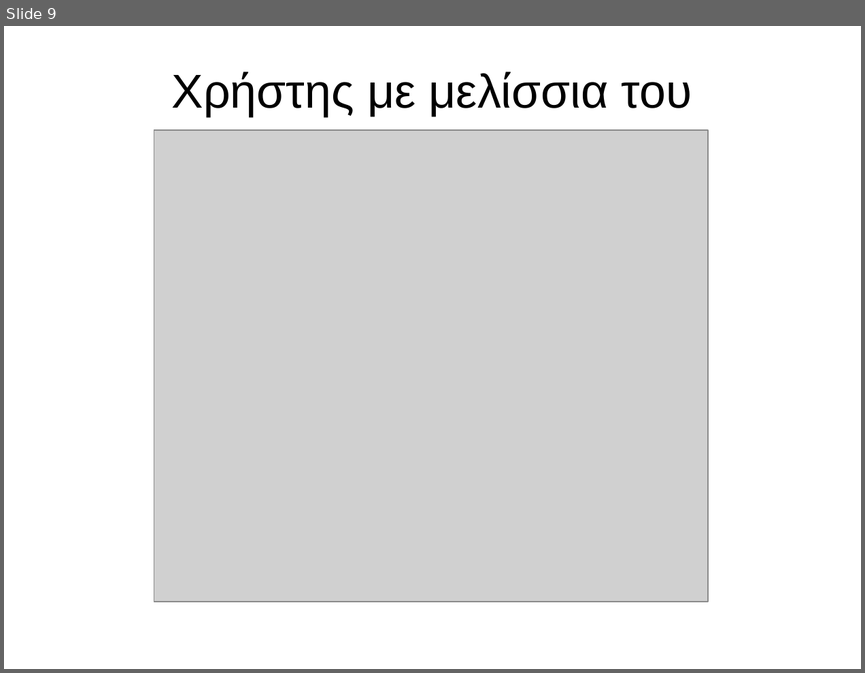
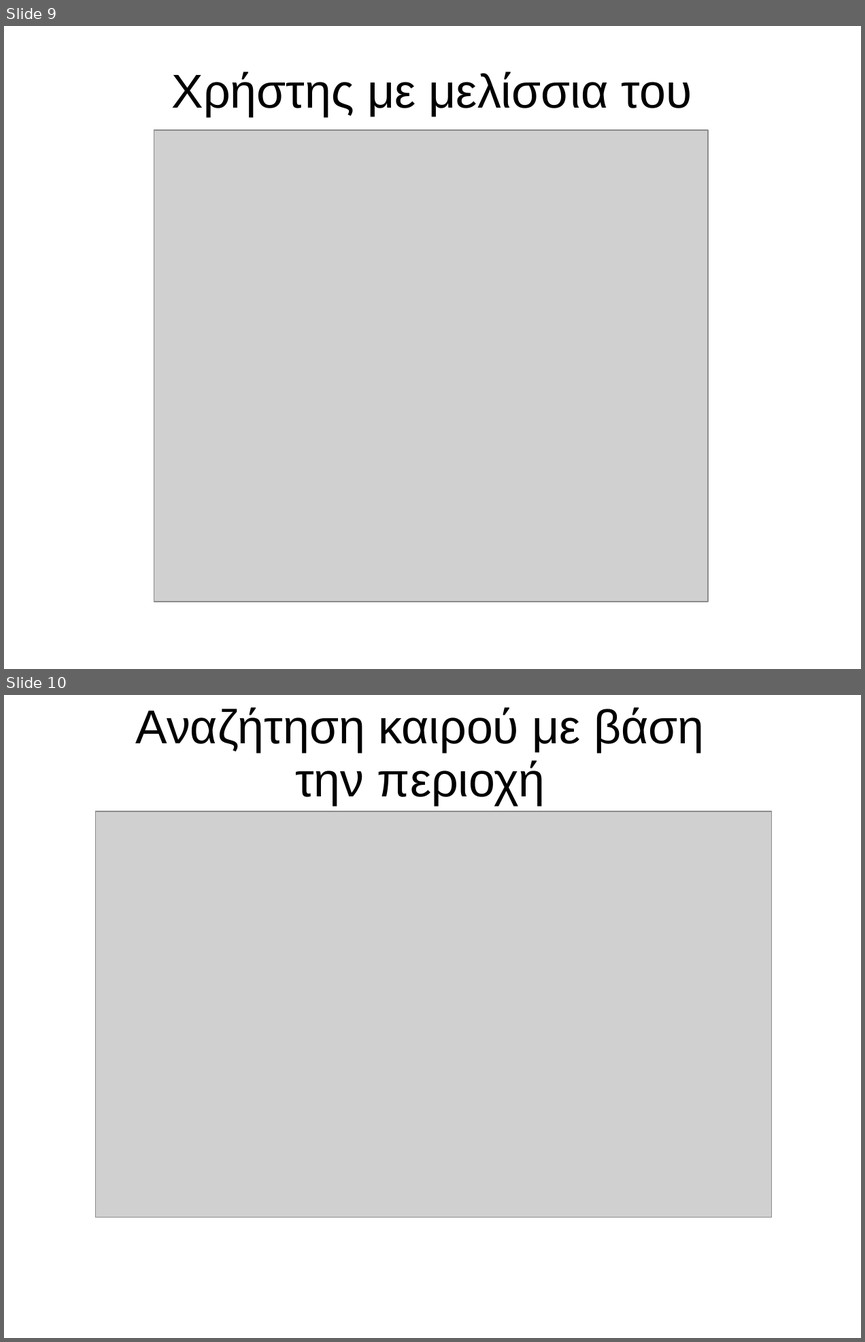
Before and after one commit to iee-ihu-gr-coursem102/WebEng19_group2_beeforecast, a slide deck: Παρουσίαση Beeforecast Version2.ppt. Shown one above the other, each under a label of ours: slide 9 before the commit, slides 9 and 10 after it. The pictures are 865x673 and 865x1342 pixels, drawn with LibreOffice and Linux fonts; fonts in the diff are those of the drawing; grey boxes stand for pictures; background and template pictures are left out. Boxes give left, top, right and bottom in pixels: in the first picture for what was removed or moved away, otherwise in the second. Text is boxed around its words. In the diff, an @@ line names an element or a change of style, - is before the commit and + after.

```diff
--- a/Παρουσίαση Beeforecast Version2.ppt
+++ b/Παρουσίαση Beeforecast Version2.ppt
@@ slide 10 added at <box>4,695,861,1338</box>, background #FFFFFF @@
@@ title added at <box>136,707,704,806</box>, 44 pt, text #000000 @@
+Αναζήτηση καιρού με βάση
+την περιοχή
@@ picture added at <box>96,812,772,1217</box> @@
```
Also in this commit, not shown: 7 slides changed, 1 other slide added.
